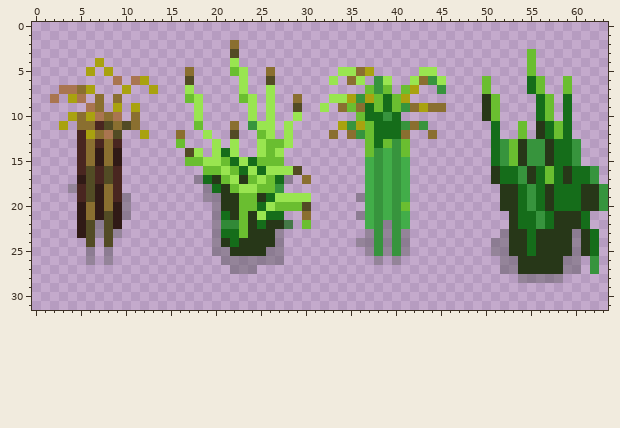
Edited in one commit: pixel-art sprite (SecretProject/SecretProject/Content/WorldProps/tallGrass.png). This is how it looked before the edit.
The file is 64x32 pixels.
After:
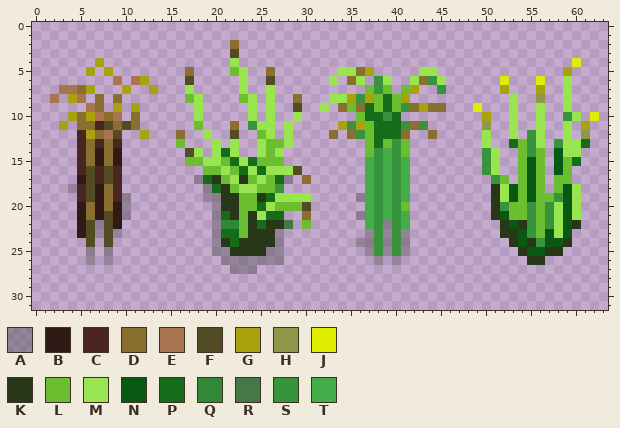
Palette (. is transparent): A #5553566f  B #301a16  C #492620  D #8a6f30  E #a97550  F #524b24  G #a9a20f  H #8f974a  J #e1ed00  K #273718  L #6abe30  M #99e550  N #075811  P #156d1a  Q #318937  R #447847  S #37943d  T #42ad49
From old to new:
y 3: x 55 L -> .
y 4: x 55 L -> .; x 60 . -> J
y 5: x 55 L -> .; x 59 . -> G
y 6: x 50 L -> .; x 52 . -> J; x 55..56 PL -> .J; x 59 L -> M
y 7: x 50 L -> .; x 52 . -> G; x 55..56 PL -> .G; x 59 L -> M
y 8: x 50..51 KL -> ..; x 53 . -> M; x 56..57 PL -> H.; x 59 P -> M
y 9: x 49..51 .KL -> J..; x 53 . -> M; x 56..57 PL -> M.; x 59 P -> M
y 10: x 50..51 KL -> G.; x 53 . -> M; x 56..57 PL -> M.; x 59..60 P. -> SM; x 62 . -> J
y 11: x 50..51 .P -> H.; x 53..54 .L -> M.; x 56..59 KPLP -> M..M; x 61 . -> G
y 12: x 50..51 .P -> M.; x 53..59 .L.KPLP -> M.SM..M; x 61 . -> H
y 13: x 50..54 .PSLK -> M..PL; x 56..61 SKPPS. -> M.SMMP
y 14: x 50..54 .PSLK -> SM..L; x 56..60 SKPPS -> L.NMM
y 15: x 50..60 .PSLKSSKPPS -> SM..LNL.NLP
y 16: x 50..62 .KPPSKPLPKPPS -> SM..LNL.NL...
y 17: x 51..62 KPPSKPLPKPPS -> SL.LNL.LL...
y 18: x 51..63 .KKPSPKPPPKKS -> KMNLNL.LNM...
y 19: x 51..63 .KKPSPKPPPKKS -> KMNLNLLSNM...
y 20: x 51..54 .KKP -> KSLL; x 56..63 PKPPPKKS -> LSMNM...
y 21: x 51..61 ..KPPSPKKKP -> KNLLSLSMNM.
y 22: x 52..59 .KPPSPKK -> KNKSLSMN; x 61 P -> .
y 23: x 52 A -> K; x 54..62 KPKKKKAKP -> NSLNMN...
y 24: x 51..52 AA -> ..; x 54..58 KPKKK -> NKSNN; x 60..62 AKP -> ...
y 25: x 51..53 AAK -> ...; x 55..56 PK -> NN; x 59..62 KAKP -> ....
y 26: x 52..54 AAK -> ...; x 57..60 KKAA -> ....; x 62 S -> .
y 27: x 52..60 AAKKKKKAA -> .........; x 62 S -> .
y 28: x 54..58 AAAAA -> .....
Pixel boxes of the changes (left, top, right, bottom) in both pictures:
changed: (473, 49, 608, 283)
